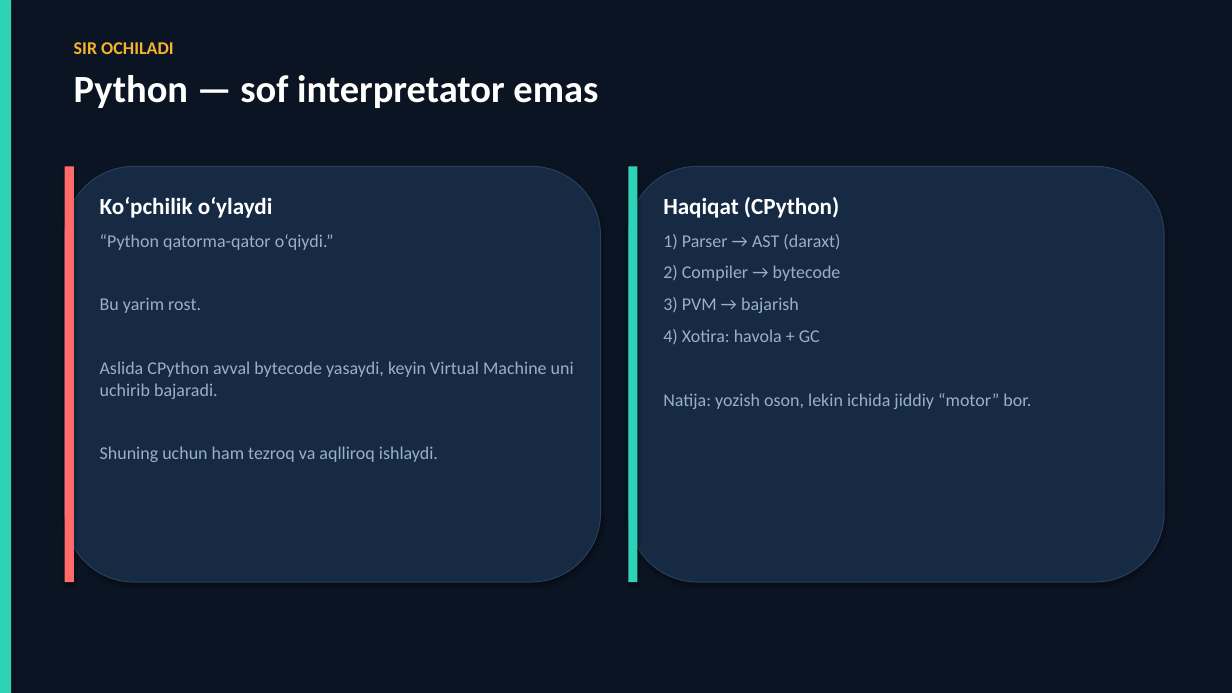
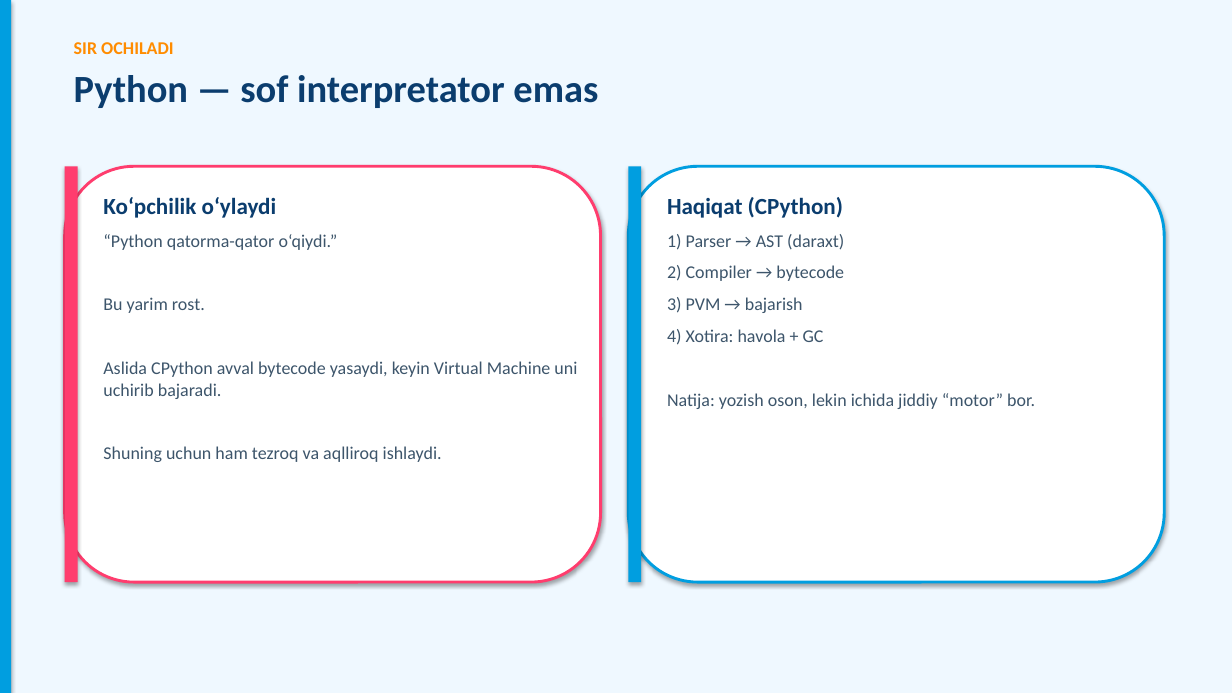
Before and after one commit to DilshodZokirov/bgalaxy-app, a slide deck: slide 5 of python-prezentatsiya/Python-Django-Vaaav.pptx. Drawn at 1232x693 pixels with LibreOffice and Linux fonts; fonts in the diff are those of the drawing. Boxes give left, top, right and bottom in pixels: in the first picture for what was removed or moved away, otherwise in the second. Text is boxed around its words. In the diff, an @@ line names an element or a change of style, - is before the commit and + after.

```diff
--- a/python-prezentatsiya/Python-Django-Vaaav.pptx
+++ b/python-prezentatsiya/Python-Django-Vaaav.pptx
@@ rectangle at [0, 0, 1232, 693]: fill #0B1422 to #EFF8FF @@
@@ rectangle at [0, 0, 11, 693]: fill #2ED3B7 to #009EE0 @@
@@ text "SIR OCHILADI" at [74, 42, 598, 108]: text colour #F5B32E to #FF8C00 in "SIR OCHILADI"; text colour #FFFFFF to #0B3D6E in "Python — sof interpretator emas" @@
@@ rounded rectangle at [65, 166, 601, 582]: fill #162A44 to #FFFFFF; outline #2A405C 0.75 pt to #FF3D6E 2.25 pt @@
@@ rectangle: place and size @@
-rectangle at [65, 166, 74, 582]
+rectangle at [65, 166, 78, 582]
@@ rectangle at [65, 166, 78, 582]: fill #FF6B6B to #FF3D6E @@
@@ rectangle at [628, 166, 641, 582]: fill #2ED3B7 to #009EE0 @@
@@ rounded rectangle at [628, 166, 1165, 582]: fill #162A44 to #FFFFFF; outline #2A405C 0.75 pt to #009EE0 2.25 pt @@
@@ text "Ko‘pchilik o‘ylaydi" at [103, 197, 577, 462]: text colour #FFFFFF to #0B3D6E in "Ko‘pchilik o‘ylaydi"; text colour #9AB0C6 to #3D556B in "“Python qatorma-qator o‘qiydi.” Bu yarim rost. Aslida ..." @@
@@ text "Haqiqat (CPython)" at [667, 197, 1035, 409]: text colour #FFFFFF to #0B3D6E in "Haqiqat (CPython)"; text colour #9AB0C6 to #3D556B in "1) Parser → AST (daraxt) 2) Compiler ..." @@
```
Also in this commit, not shown: 15 other slides changed, 1 other file.
